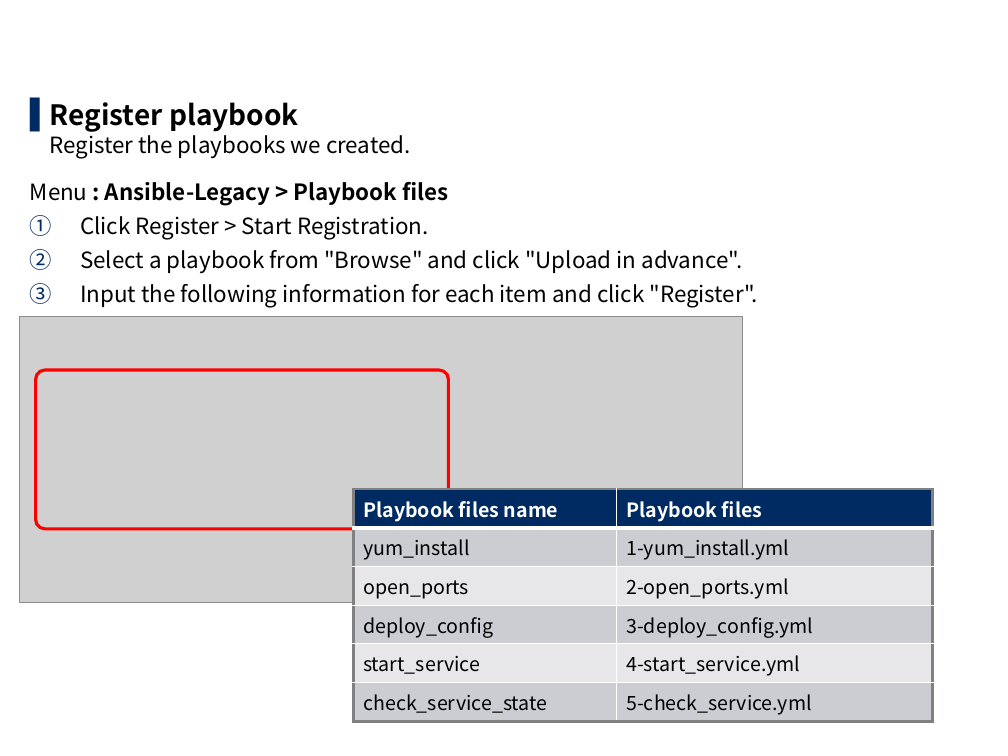
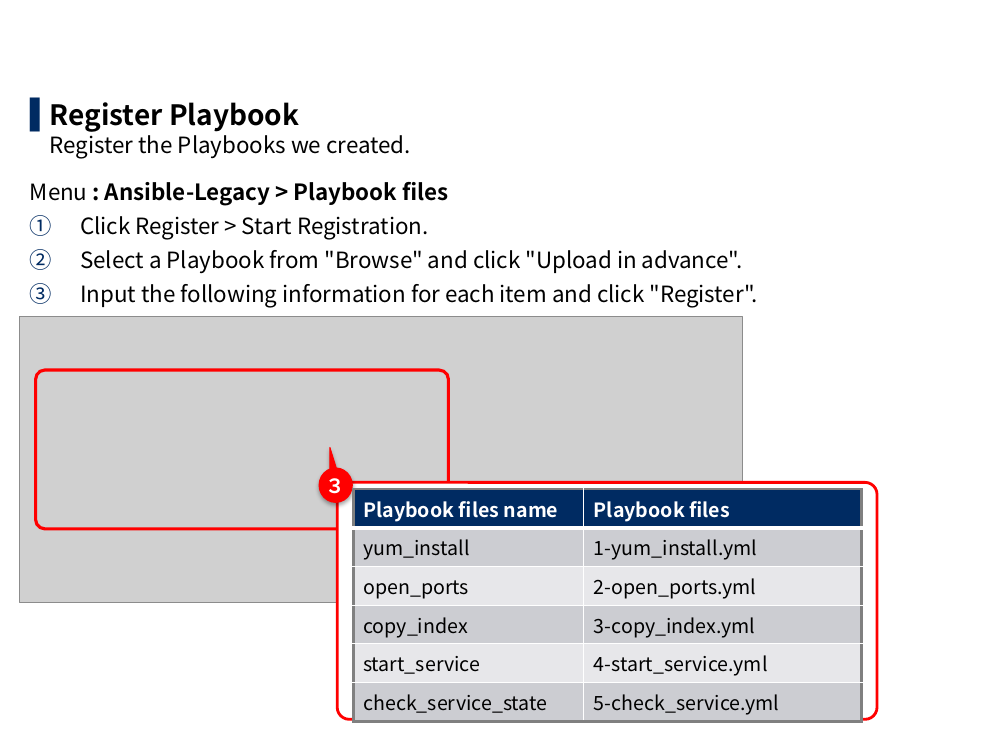
Before and after one commit to exastro-suite/it-automation-docs, a slide deck: slide 11 of asset/Learn/ITA-Ansible-Driver_en_practice.pptx. Drawn at 1008x756 pixels with LibreOffice and Linux fonts; fonts in the diff are those of the drawing; grey boxes stand for pictures; background and template pictures are left out. Boxes give left, top, right and bottom in pixels: in the first picture for what was removed or moved away, otherwise in the second. Text is boxed around its words. In the diff, an @@ line names an element or a change of style, - is before the commit and + after.

```diff
--- a/asset/Learn/ITA-Ansible-Driver_en_practice.pptx
+++ b/asset/Learn/ITA-Ansible-Driver_en_practice.pptx
@@ text at bbox=[50, 102, 411, 158]: text changed @@
-▌ Register playbook
-  Register the playbooks we created.
+▌ Register Playbook
+  Register the Playbooks we created.
@@ text at bbox=[80, 250, 743, 273]: text changed @@
-2. Select a playbook from "Browse" and click "Upload in advance".
+2. Select a Playbook from "Browse" and click "Upload in advance".
@@ speech bubble added at bbox=[320, 468, 353, 502], fill #FF0000, outline #FF0000 0.75 pt, 14 pt, text #FFFFFF, bold @@
+３
@@ rounded rectangle added at bbox=[338, 483, 878, 720], fill #FFFFFF, outline #FF0000 2 pt @@
@@ table at bbox=[353, 489, 861, 719] @@
-row 4, column 1: deploy_config
+row 4, column 1: copy_index
-row 4, column 2: 3-deploy_config.yml
+row 4, column 2: 3-copy_index.yml
@@ table: place and size @@
-table at bbox=[353, 489, 932, 719]
+table at bbox=[353, 489, 861, 719]
```
Also in this commit, not shown: 53 other slides changed, 3 slides added, 1 slide removed, 11 other files.
